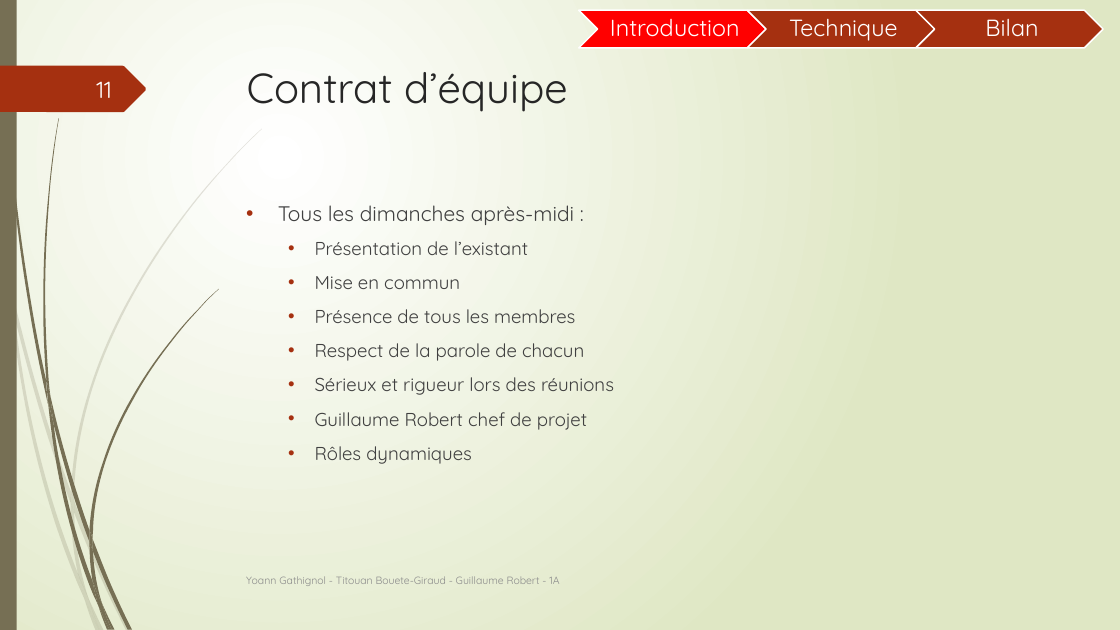
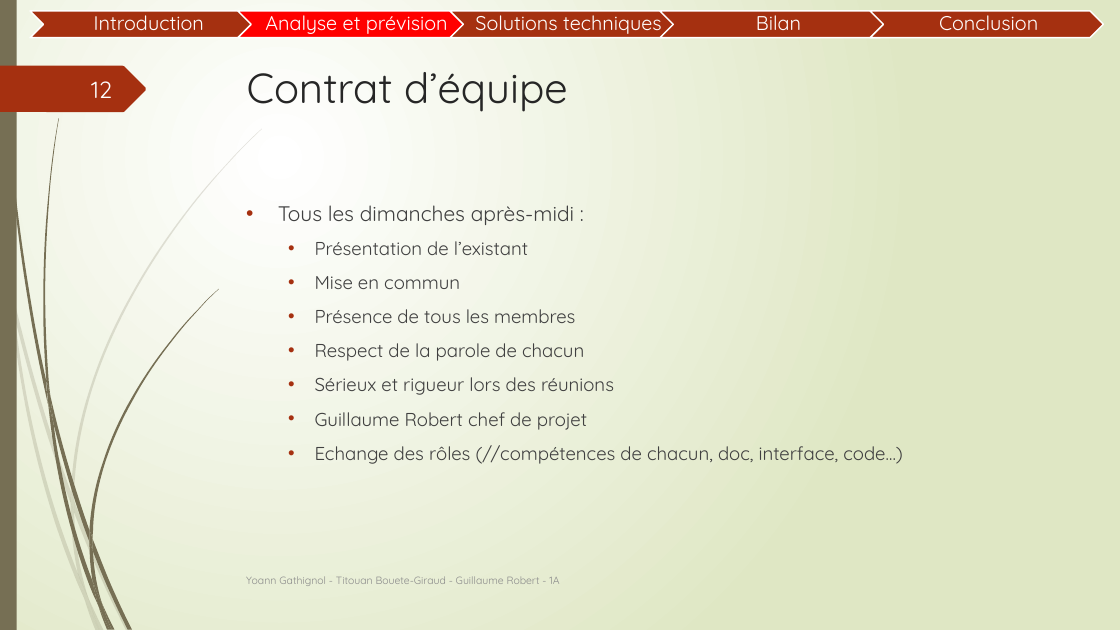
Before and after one commit to Guyoms/PTUT2016, a slide deck: slide 12 of IHearISay/I_HEAR_I_SAY_Intro.pptx (slide 11 before the commit). Drawn at 1120x630 pixels with LibreOffice and Linux fonts; fonts in the diff are those of the drawing. Boxes give left, top, right and bottom in pixels: in the first picture for what was removed or moved away, otherwise in the second. Text is boxed around its words. In the diff, an @@ line names an element or a change of style, - is before the commit and + after.

Commit message:
Dépôt pptx intro + pts techniques à améliorier

```diff
--- a/IHearISay/I_HEAR_I_SAY_Intro.pptx
+++ b/IHearISay/I_HEAR_I_SAY_Intro.pptx
@@ text "Introduction" at (94,9,204,31): size 20 to 17 pt; less space between paragraphs @@
@@ text "Introduction": place and size @@
-text "Introduction" at (610,19,740,37)
+text "Introduction" at (94,9,204,31)
@@ chevron: place and size @@
-chevron at (579,10,766,48)
+chevron at (450,11,684,38)
@@ chevron at (450,11,684,38): fill #FF0000 to #A53010 @@
@@ chevron: place and size @@
-chevron at (748,10,935,48)
+chevron at (660,11,894,38)
@@ text "Bilan": place and size @@
-text "Bilan" at (985,19,1038,37)
+text "Bilan" at (756,9,801,30)
@@ text "Bilan" at (756,9,801,30): size 20 to 17 pt; less space between paragraphs @@
@@ text removed at (789,19,897,41) @@
-Technique
@@ chevron: place and size @@
-chevron at (916,10,1103,48)
+chevron at (870,11,1104,38)
@@ group added at (30,9,1038,38): 3 texts, 2 chevrons @@
+Analyse et prévision
+Solutions techniques
+Conclusion
@@ page number at (91,81,112,98): text changed @@
-11
+12
@@ text at (315,445,903,464): text changed @@
-  • Rôles dynamiques
+  • Echange des rôles (//compétences de chacun, doc, interface, code…)
```
Also in this commit, not shown: 10 other slides changed, 1 slide added, 1 other file.
